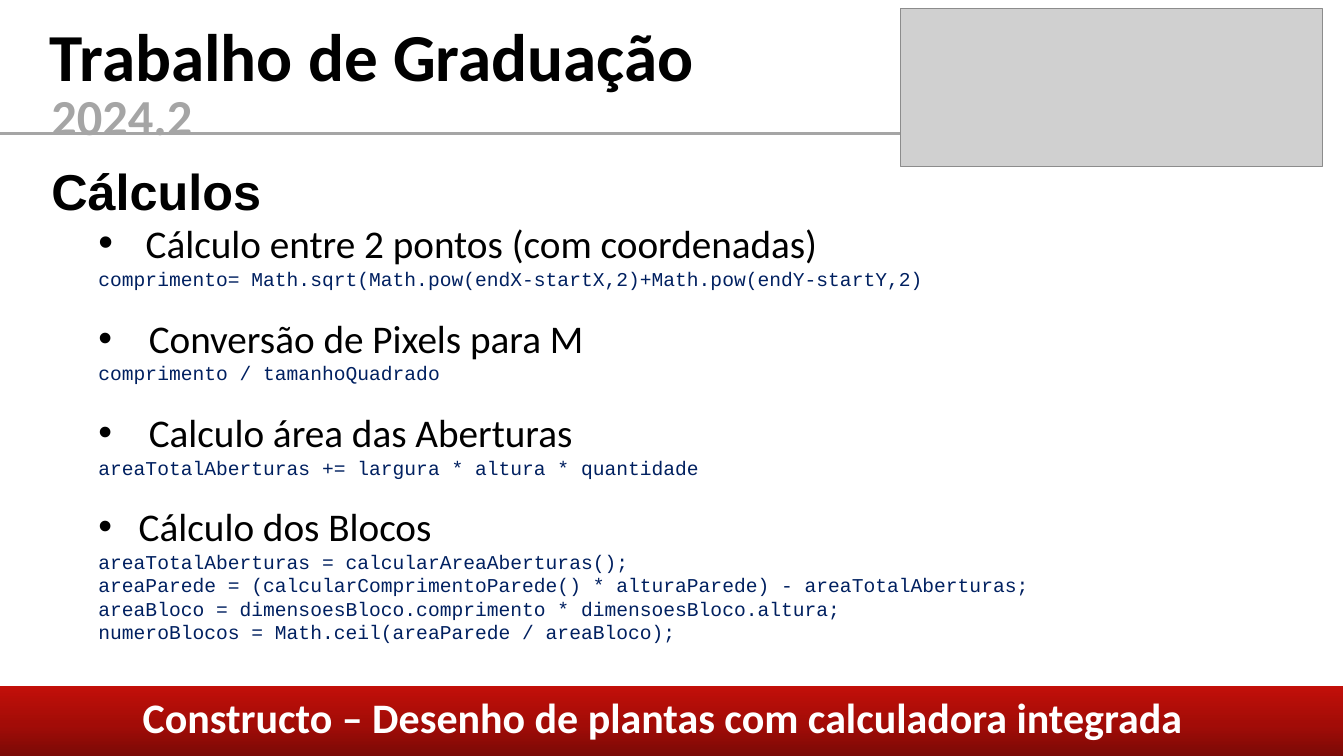
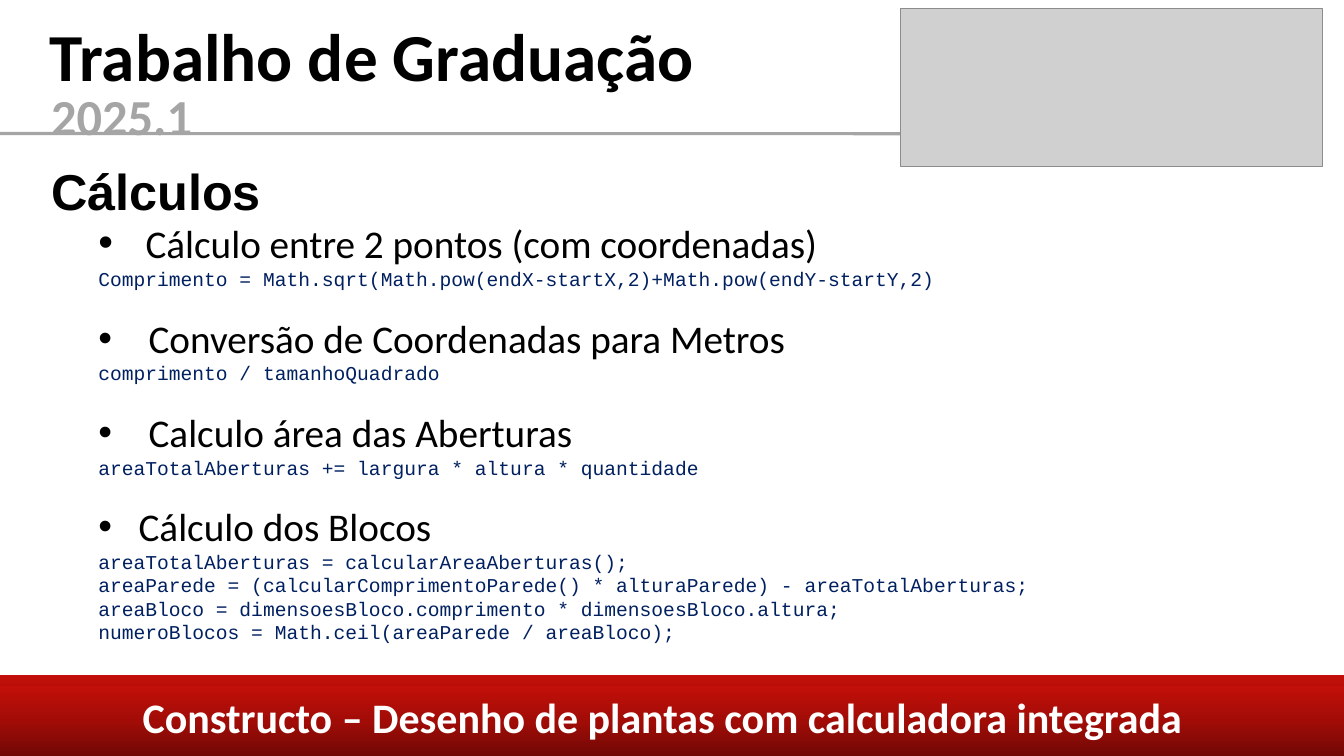
Before and after one commit to caiom4754/Constructo, a slide deck: slide 7 of coisas/Apresentação TG.pptx (slide 11 before the commit). Drawn at 1344x756 pixels with LibreOffice and Linux fonts; fonts in the diff are those of the drawing; grey boxes stand for pictures. Boxes give left, top, right and bottom in pixels: in the first picture for what was removed or moved away, otherwise in the second. Text is boxed around its words. In the diff, an @@ line names an element or a change of style, - is before the commit and + after.

```diff
--- a/coisas/Apresentação TG.pptx
+++ b/coisas/Apresentação TG.pptx
@@ text at bbox=[51, 102, 192, 135]: text changed @@
-2024.2
+2025.1
@@ text at bbox=[98, 273, 934, 360]: text changed @@
-comprimento= Math.sqrt(Math.pow(endX-startX,2)+Math.pow(endY-startY,2)
-• Conversão de Pixels para M
+Comprimento = Math.sqrt(Math.pow(endX-startX,2)+Math.pow(endY-startY,2)
+• Conversão de Coordenadas para Metros
@@ rectangle added at bbox=[0, 675, 1344, 756], fill gradient #6F0805 to #A20C07 to #C20F09 @@
```
Also in this commit, not shown: 7 other slides changed, 5 slides added, 6 slides removed, 3 other files.
